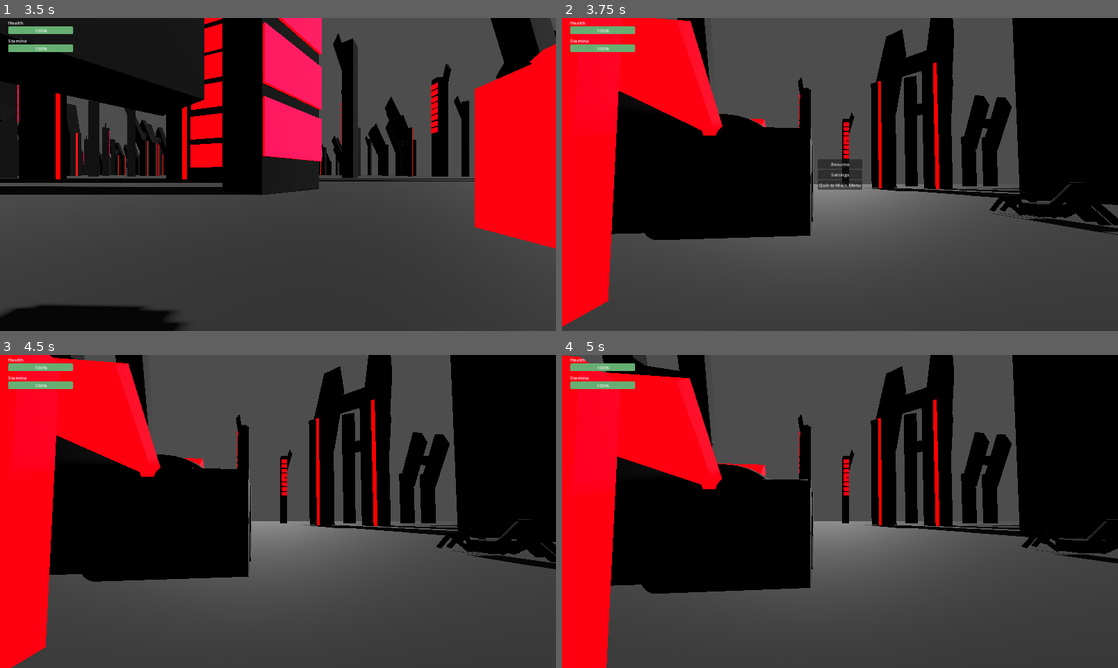
Above: before the commit, frames 1-4 (two rows, left to right).
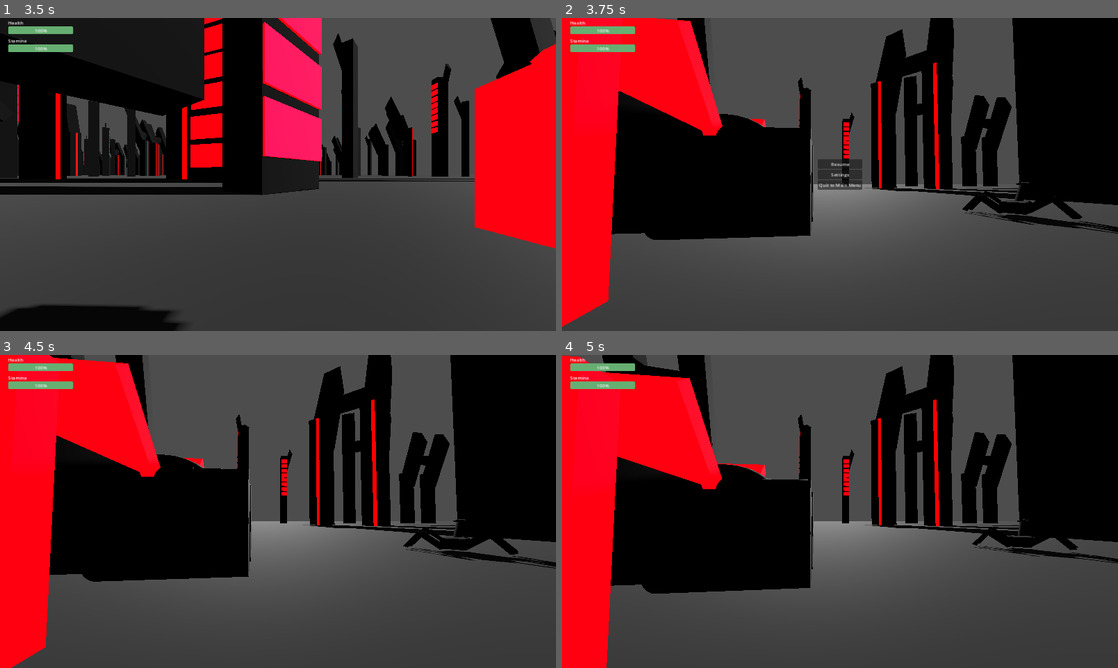
Above: after the commit, the same moments.

Repository: n3xusgamedev/n3xus-godot-game
Game: Godot game, scene res://main_menu.tscn
Two runs of this game, one before a commit and one after it. Both use one fixed random seed, a clock stepped at 60 frames per second and the inputs below.
Inputs (mouse positions are in pixels of both pictures, inside the frame that each line leads up to):
- Up to frame 1 (3.5 s): tap Enter (ui_accept) at 0.5, 1.25 s; move the mouse to (305, 174) at 0.52 s; hold W (move_forward) from 0.53 s (still down); tap P every 0.75 s from 0.6 to 2.85 s; tap Space (jump) at 0.77, 1.52, 3.02 s; move the mouse to (250, 174) at 1.27 s; move the mouse to (289, 168) at 2.02 s; move the mouse to (272, 180) at 2.77 s
- Up to frame 2 (3.75 s): keep holding W (move_forward); move the mouse to (878, 177) at 3.52 s; tap P at 3.6 s
- Up to frame 3 (4.5 s): tap Space (jump) at 3.77 s; release W (move_forward) at 4.25 s; click "Resume" at 4.25 s
- Up to frame 4 (5 s): no input

Frame 1 is identical in both runs. In frame 2, 1.2% of the frame differs, in the area x 72-100%, y 52-70%; in frame 3, 1.2%; in frame 4, 1.0%.

Commit message:
Updated enemy movement and chasing

Diff:
--- a/enemy_1.gd
+++ b/enemy_1.gd
@@ -2,118 +2,188 @@
 
 @export var patrol_speed: float = 3.0          # Speed while patrolling
 @export var chase_speed: float = 6.0           # Speed while chasing the player
-@export var patrol_distance: float = 10.0      # Max distance to patrol from the starting position
+@export var patrol_distance: float = 30.0      # Max distance to patrol from the starting position
 @export var detection_radius: float = 15.0     # Detection radius for the player
 @export var lose_player_distance: float = 20.0 # Distance at which the enemy loses the player
 @export var rotation_speed: float = 3.0        # Speed for smooth rotation
 @export var step_back_interval: float = 3.0    # Time between step-back actions when chasing
 @export var step_back_distance: float = 2.0    # Distance to step back
 @export var health: int = 3                    # Enemy's health
+@export var random_patrol_variance: float = 45.0  # Maximum angle variance in degrees for random patrol
+@export var endpoint_rotation_time: float = 1.0   # Time taken to rotate at patrol endpoints
+@export var chase_rotation_speed: float = 5.0     # How fast to rotate towards player while chasing
+@export var gravity_multiplier: float = 2.0       # Adjust gravity strength
 
 # Internal state variables
 var original_position: Vector3
-var patrol_direction: Vector3 = Vector3(0, 0, 1)  # Patrol along +Z
+var patrol_direction: Vector3 = Vector3(0, 0, 1)
 var is_chasing: bool = false
 var player: Node3D = null
 var patrolling_forward: bool = true
-var last_step_back_time: float = 0.0  # Tracks time since the last step-back action
+var last_step_back_time: float = 0.0
+var is_rotating_at_endpoint: bool = false
+var rotation_timer: float = 0.0
+var target_rotation: Basis
+var current_patrol_target: Vector3
+var rng = RandomNumberGenerator.new()
+var gravity: float = 0.0
 
 @onready var animation_player: AnimationPlayer = $AnimationPlayer
 
 func _ready() -> void:
 	original_position = global_transform.origin
 	connect_signals()
-	last_step_back_time = Time.get_ticks_msec() / 1000.0  # Initialize step-back timer
+	last_step_back_time = Time.get_ticks_msec() / 1000.0
+	rng.randomize()
+	set_new_patrol_target()
+	gravity = ProjectSettings.get_setting("physics/3d/default_gravity")
 	print("Enemy initialized at: ", original_position)
 
 func _physics_process(delta: float) -> void:
-	apply_gravity(delta)
-
-	if is_chasing and player:
-		print("Chasing the player.")
+	# Store current horizontal velocity
+	var horizontal_velocity = Vector3(velocity.x, 0, velocity.z)
+
+	# Apply gravity first
+	if not is_on_floor():
+		velocity.y -= gravity * gravity_multiplier * delta
+	else:
+		# When on floor, apply a small downward force to maintain contact
+		velocity.y = -1.0
+
+	# Handle movement based on state
+	if is_rotating_at_endpoint:
+		handle_endpoint_rotation(delta)
+		horizontal_velocity = Vector3.ZERO
+	elif is_chasing and player:
 		chase_player(delta)
+		horizontal_velocity = velocity * Vector3(1, 0, 1)  # Preserve horizontal movement
 	else:
 		patrol(delta)
-
+		horizontal_velocity = velocity * Vector3(1, 0, 1)  # Preserve horizontal movement
+
+	# Recombine horizontal movement with vertical velocity
+	velocity = Vector3(horizontal_velocity.x, velocity.y, horizontal_velocity.z)
+
+	# Apply movement
 	move_and_slide()
 
-	if velocity.length() > 0.01:
-		rotate_toward_velocity(delta)
-
-	# Play walking animation if moving
-	if velocity.length() > 0:
-		animation_player.play("Walk2")
-	else:
-		animation_player.stop()
-
-func apply_gravity(delta: float) -> void:
-	if not is_on_floor():
-		velocity.y += ProjectSettings.get_setting("physics/3d/default_gravity") * delta
+	# Handle rotation if moving
+	if horizontal_velocity.length() > 0.1:
+		rotate_towards_direction(horizontal_velocity.normalized(), delta)
+
+	update_animation()
 
 func patrol(delta: float) -> void:
-	if is_chasing:
-		return
-
-	if patrolling_forward:
-		velocity = patrol_direction * patrol_speed
-	else:
-		velocity = -patrol_direction * patrol_speed
-
-	var distance_from_start = (global_transform.origin - original_position).length()
-
-	if distance_from_start >= patrol_distance and patrolling_forward:
-		patrolling_forward = false
-		print("Reversing patrol direction to backward.")
-	elif distance_from_start <= 0.5 and not patrolling_forward:
-		patrolling_forward = true
-		print("Reversing patrol direction to forward.")
+	if is_rotating_at_endpoint:
+		return
+
+	var target_direction = (current_patrol_target - global_transform.origin).normalized()
+	var target_velocity = target_direction * patrol_speed
+
+	# Only apply to horizontal components
+	velocity.x = target_velocity.x
+	velocity.z = target_velocity.z
+
+	var distance_to_target = (current_patrol_target - global_transform.origin).length()
+
+	if distance_to_target < 0.5:
+		start_endpoint_rotation()
 
 func chase_player(delta: float) -> void:
 	if not player:
-		print("No player to chase.")
-		return
-
-	var dir_to_player = (player.global_transform.origin - global_transform.origin).normalized()
-
-	# Normalize velocity to avoid excessive tilt
-	velocity = dir_to_player * chase_speed
-	velocity.y = 0  # Lock Y-axis to prevent tilting up or down
-
-	var distance_to_player = (player.global_transform.origin - global_transform.origin).length()
+		return
+
+	var dir_to_player = (player.global_transform.origin - global_transform.origin)
+	var distance_to_player = dir_to_player.length()
+	dir_to_player = dir_to_player.normalized()
+
+	# Set horizontal velocity for movement
+	var target_velocity = dir_to_player * chase_speed
+	velocity.x = target_velocity.x
+	velocity.z = target_velocity.z
+
+	# Rotate towards player
+	rotate_towards_direction(dir_to_player, delta, chase_rotation_speed)
+
 	if distance_to_player > lose_player_distance:
 		is_chasing = false
 		player = null
+		set_new_patrol_target()
 		print("Player out of range. Resuming patrol.")
 		return
 
-	# Slow down when very close to the player
 	if distance_to_player < 1.0:
 		velocity = velocity.lerp(Vector3.ZERO, delta * 5.0)
-		print("Slowing down near the player.")
-
-	# Step back periodically
+
 	if Time.get_ticks_msec() / 1000.0 - last_step_back_time >= step_back_interval:
 		step_back()
 		last_step_back_time = Time.get_ticks_msec() / 1000.0
 
+# Rest of the functions remain the same as in the previous version...
+func rotate_towards_direction(direction: Vector3, delta: float, custom_speed: float = rotation_speed) -> void:
+	if direction.length() < 0.001:
+		return
+
+	var target_transform = Transform3D().looking_at(direction, Vector3.UP)
+	var target_basis = target_transform.basis
+
+	var current_basis = global_transform.basis
+	var interpolated_transform = current_basis.slerp(target_basis, custom_speed * delta)
+
+	global_transform.basis = interpolated_transform
+
+func set_new_patrol_target() -> void:
+	var random_angle = rng.randf_range(-random_patrol_variance, random_patrol_variance)
+	var rotation_transform = Transform3D().rotated(Vector3.UP, deg_to_rad(random_angle))
+	patrol_direction = (rotation_transform.basis * Vector3(0, 0, 1)).normalized()
+
+	if patrolling_forward:
+		current_patrol_target = original_position + patrol_direction * patrol_distance
+	else:
+		current_patrol_target = original_position
+
+func start_endpoint_rotation() -> void:
+	is_rotating_at_endpoint = true
+	rotation_timer = 0.0
+	patrolling_forward = !patrolling_forward
+
+	var new_direction = -patrol_direction if patrolling_forward else patrol_direction
+	var target_transform = Transform3D().looking_at(new_direction, Vector3.UP)
+	target_rotation = target_transform.basis
+
+	velocity = Vector3.ZERO
+	print("Starting endpoint rotation")
+
+func handle_endpoint_rotation(delta: float) -> void:
+	rotation_timer += delta
+	var rotation_progress = rotation_timer / endpoint_rotation_time
+
+	if rotation_progress >= 1.0:
+		is_rotating_at_endpoint = false
+		set_new_patrol_target()
+		print("Endpoint rotation complete")
+		return
+
+	var current_transform = Transform3D(global_transform.basis)
+	var interpolated_transform = current_transform.interpolate_with(Transform3D(target_rotation), rotation_progress)
+	global_transform.basis = interpolated_transform.basis
+
 func step_back() -> void:
-	print("Stepping back to allow the player to escape.")
-	velocity -= velocity.normalized() * step_back_distance
-
-func rotate_toward_velocity(delta: float) -> void:
-	var current_dir = -global_transform.basis.z.normalized()
-	var target_dir = velocity.normalized()
-
-	if target_dir.length() < 0.01:
-		return
-
-	var rotation_axis = current_dir.cross(target_dir)
-	if rotation_axis.length() > 0.01:
-		rotation_axis = rotation_axis.normalized()
-		var angle = current_dir.angle_to(target_dir)
-
-		var rotation_step = min(rotation_speed * delta, angle)
-		global_transform.basis = global_transform.basis.rotated(rotation_axis, rotation_step)
+	var step_back_vector = -velocity.normalized() * step_back_distance
+	step_back_vector.y = 0  # Keep y component separate for gravity
+	velocity += step_back_vector
+	print("Stepping back")
+
+func update_animation() -> void:
+	if not animation_player:
+		return
+
+	if is_rotating_at_endpoint:
+		animation_player.stop()
+	elif velocity.length() > 0.1:
+		animation_player.play("Walk2")
+	else:
+		animation_player.stop()
 
 func take_damage(amount: int) -> void:
 	health -= amount
@@ -127,22 +197,18 @@
 	animation_player.play("Die")
 	queue_free()
 
-# Signal handlers
 func _on_Area3D_body_entered(body: Node3D) -> void:
-	print("Body entered: ", body.name, " Groups: ", body.get_groups())
 	if body.is_in_group("Player"):
 		print("Player detected! Starting chase.")
 		is_chasing = true
 		player = body
-	else:
-		print("Non-player entity detected: ", body.name)
 
 func _on_Area3D_body_exited(body: Node3D) -> void:
-	print("Body exited: ", body.name)
 	if body == player:
 		print("Player left detection radius. Resuming patrol.")
 		is_chasing = false
 		player = null
+		set_new_patrol_target()
 
 func connect_signals() -> void:
 	var detection_area = $Area3D
Not shown: 1 places in world.tscn that only renumber resources
